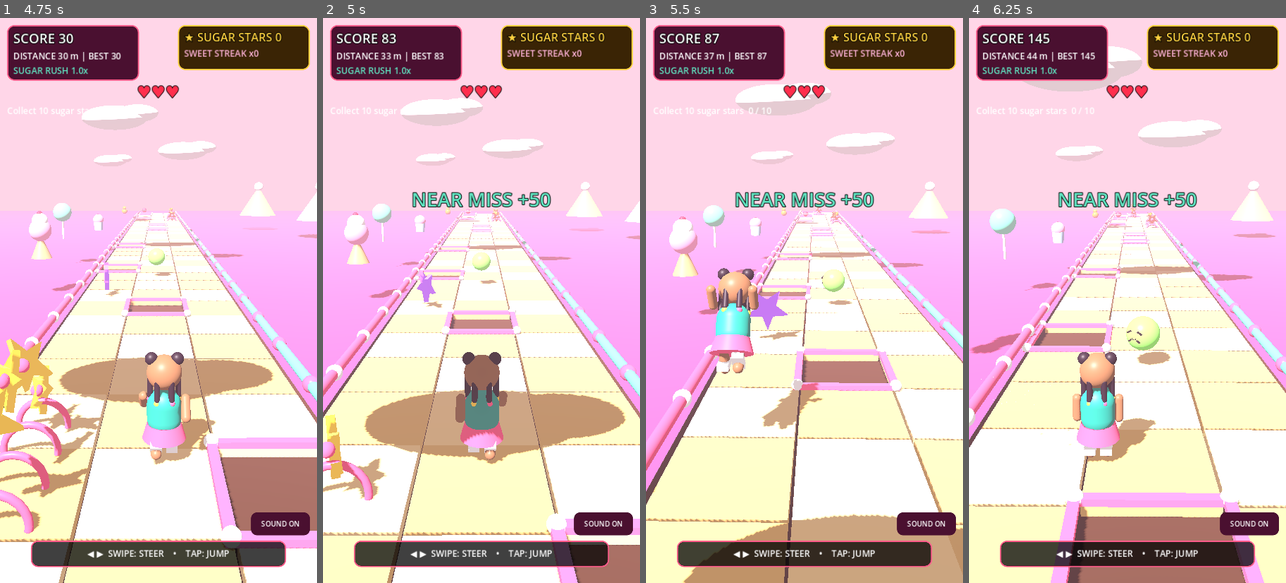
Above: before the commit, frames 1-4 (left to right).
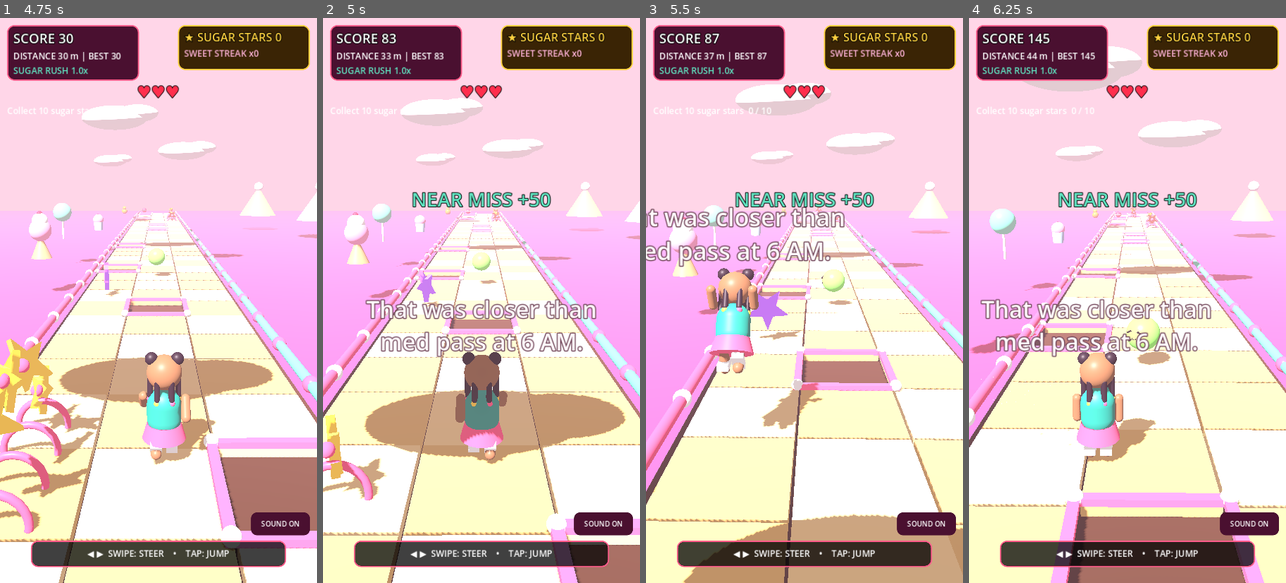
Above: after the commit, the same moments.

Repository: dame131/candy-runner
Game: Godot game, scene res://scenes/main_menu.tscn
Same seed, same stepped clock (60 frames per second), same inputs: the game is played once before the commit and once after it.
Inputs (mouse positions are in pixels of both pictures, inside the frame that each line leads up to):
- Up to frame 1 (4.75 s): click "▶ PLAY" at 0.5 s; click "1 Candyland" at 1.25 s; tap Enter at 2 s; move the mouse to (228, 272) at 2.02 s; hold Right 2.03-2.75 s; click (228, 272) at 2.17 s; tap Space at 2.27 s; drag from (95, 328) to (142, 413) at 2.77 s; move the mouse to (190, 176) at 3.52 s; hold Right 3.53-4.25 s; drag from (142, 413) to (63, 215) at 4.27 s
- Up to frame 2 (5 s): no input
- Up to frame 3 (5.5 s): move the mouse to (899, 385) at 5.02 s; hold Left from 5.03 s (still down); tap Space at 5.27 s
- Up to frame 4 (6.25 s): release Left at 5.75 s; drag from (1032, 215) to (1079, 159) at 5.77 s

Frame 1 is identical in both runs. In frame 2, 2.5% of the frame differs, in the area x 13-87%, y 49-61%; in frame 3, 2.5%; in frame 4, 2.6%, in the area x 3-77%, y 49-61%.

Commit message:
Dijah Dash: wire 20 sarcastic LPN voice lines + speech bubbles

Diff:
--- a/godot-project/scripts/game.gd
+++ b/godot-project/scripts/game.gd
@@ -20,6 +20,7 @@
 var character: DijahCharacter
 var camera: Camera3D
 var hud: Hud
+var voice: VoiceLines
 var builder: TrackBuilder
 var rng := RandomNumberGenerator.new()
 
@@ -144,6 +145,10 @@
 	hud.menu_pressed.connect(_on_menu)
 	hud.next_pressed.connect(_on_next)
 	hud.mute_pressed.connect(_on_mute)
+
+	# --- Dijah's voice lines (speech bubble + spoken audio) ---
+	voice = VoiceLines.new()
+	player.add_child(voice)
 
 	Music.play_board(board_index)
 	hud.show_message("GO!", Color.html("#ffd23f"), 1.0)
@@ -365,6 +370,7 @@
 			score += 50.0
 			hud.show_message("NEAR MISS +50", Color.html("#5fe3c0"), 1.0)
 			Music.play_sfx("streak")
+			voice.play_line("near_miss")
 
 
 func _score_mult() -> float:
@@ -495,6 +501,7 @@
 	falls += 1
 	streak = 0
 	Music.play_sfx("fall")
+	voice.play_line("fall")
 	state = State.FALLING
 	fall_timer = 0.7
 	vel_y = 0.0
@@ -517,6 +524,7 @@
 	invincible = 1.5
 	stumble_timer = 0.8
 	Music.play_sfx("fall")
+	voice.play_line("fall")
 	if hearts <= 0:
 		_game_over()
 
@@ -531,6 +539,12 @@
 	score += float(s.value) * 10.0 * _score_mult()
 	_spawn_burst(s.global_position, Color.html("#ffd23f") if s.kind == "normal" else Color.html("#ff8a00"), 24)
 	Music.play_sfx("bigpop" if s.kind != "normal" else "pop")
+	if s.kind == "big":
+		voice.play_line("big_star")
+	elif s.kind == "rainbow":
+		voice.play_line("rainbow_star")
+	else:
+		voice.play_general()
 	if streak == 5:
 		hud.show_message("SUGAR RUSH!", Color.html("#ff2fb3"), 1.4)
 		Music.play_sfx("streak")
@@ -543,6 +557,7 @@
 		"speed":
 			speed_timer = 5.0
 			hud.show_message("SPEED BOOST!", Color.html("#ffd23f"), 1.2)
+			voice.play_line("speed_boost")
 		"shield":
 			shield_on = true
 			hud.show_message("SHIELD!", Color.html("#00e5ff"), 1.2)
@@ -557,6 +572,7 @@
 			streak = 0
 			hud.show_message("SOUR! SLOW DOWN!", Color.html("#7ed957"), 1.4)
 			Music.play_sfx("sour")
+			voice.play_line("sour_star")
 			p.queue_free()
 			return
 	Music.play_sfx("streak")
@@ -652,6 +668,9 @@
 	Music.play_sfx("win")
 	if is_best:
 		_spawn_confetti(player.global_position + Vector3(0, 2, -3))
+		voice.play_line("new_best")
+	else:
+		voice.play_line("win")
 	var has_next: bool = board_index + 1 < Boards.board_count()
 	hud.show_win(int(score), int(distance), stars_collected, Save.best_score(board_index), is_best, has_next)
 
@@ -662,6 +681,8 @@
 	state = State.OVER
 	var is_best: bool = Save.record_run(board_index, int(score), stars_collected, false)
 	Music.play_sfx("fall")
+	if is_best:
+		voice.play_line("new_best")
 	hud.show_game_over(int(score), int(distance), stars_collected, Save.best_score(board_index), is_best)
 
 
--- /dev/null
+++ b/godot-project/scripts/voice_lines.gd
@@ -0,0 +1,142 @@
+class_name VoiceLines
+extends Node3D
+## Dijah Dash — Dijah's spoken one-liners (sarcastic nursing humor; LPN).
+## Plays the voice clip and shows the line as a speech bubble above her head.
+## Silent when the game is muted (Save.muted). One line at a time: a new
+## line replaces the one currently playing.
+
+const BUBBLE_TIME: float = 2.5
+
+const LINES: Dictionary = {
+	"big_star": "Ooh, shiny! Charting this one as a win.",
+	"rainbow_star": "JACKPOT! Somebody call the nurse. Oh wait, that's me.",
+	"sour_star": "Ew! That one was SOUR! Tastes like night shift.",
+	"speed_boost": "I'm running faster than a call light at 3 AM!",
+	"new_best": "Vitals: excellent. Diagnosis: unstoppable.",
+	"fall": "Somebody file an incident report. On me.",
+	"win": "Patient discharged! I mean... I did it!",
+	"near_miss": "That was closer than med pass at 6 AM.",
+}
+
+const CLIPS: Dictionary = {
+	"big_star": preload("res://audio/voices/big_star.wav"),
+	"rainbow_star": preload("res://audio/voices/rainbow_star.wav"),
+	"sour_star": preload("res://audio/voices/sour_star.wav"),
+	"speed_boost": preload("res://audio/voices/speed_boost.wav"),
+	"new_best": preload("res://audio/voices/new_best.wav"),
+	"fall": preload("res://audio/voices/fall.wav"),
+	"win": preload("res://audio/voices/win.wav"),
+	"near_miss": preload("res://audio/voices/near_miss.wav"),
+}
+
+## General pool: random one-liners on regular star pickups. Event lines
+## (above) always win: they replace a playing general line, and a general
+## line never starts while an event line is still playing.
+const GENERAL_COOLDOWN: float = 4.0
+
+const GENERAL_LINES: Dictionary = {
+	"call_lights": "I've seen things. Mostly call lights.",
+	"per_my_last_note": "Per my last note... I ran.",
+	"shift_great": "This shift is going great. Said no nurse ever.",
+	"night_shift": "If I can survive night shift, I can survive this track.",
+	"chart_it": "Another star? Chart it. Everything gets charted.",
+	"feet_hurt": "My feet hurt, my back hurts, but look, a star!",
+	"hero": "I'm not saying I'm a hero, but nobody else grabbed that star.",
+	"hydrate": "Hydrate, chart, run. In that order.",
+	"bed_alarm": "Bed alarm going off? That's just my motivation.",
+	"warm_up": "Twelve-hour shift? Please. This is my warm-up.",
+	"vitals_dropping": "Somebody's vitals are dropping. It's mine. I'm tired.",
+	"med_cart": "I'm not running from my problems, I'm running toward the med cart.",
+}
+
+const GENERAL_CLIPS: Dictionary = {
+	"call_lights": preload("res://audio/voices/call_lights.wav"),
+	"per_my_last_note": preload("res://audio/voices/per_my_last_note.wav"),
+	"shift_great": preload("res://audio/voices/shift_great.wav"),
+	"night_shift": preload("res://audio/voices/night_shift.wav"),
+	"chart_it": preload("res://audio/voices/chart_it.wav"),
+	"feet_hurt": preload("res://audio/voices/feet_hurt.wav"),
+	"hero": preload("res://audio/voices/hero.wav"),
+	"hydrate": preload("res://audio/voices/hydrate.wav"),
+	"bed_alarm": preload("res://audio/voices/bed_alarm.wav"),
+	"warm_up": preload("res://audio/voices/warm_up.wav"),
+	"vitals_dropping": preload("res://audio/voices/vitals_dropping.wav"),
+	"med_cart": preload("res://audio/voices/med_cart.wav"),
+}
+
+var _player: AudioStreamPlayer
+var _bubble: Label3D
+var _bubble_timer: float = 0.0
+var _time_alive: float = 0.0
+var _last_line_time: float = -100.0
+var _playing_event: bool = false
+var _last_general: String = ""
+
+
+func _ready() -> void:
+	_player = AudioStreamPlayer.new()
+	_player.bus = "Master"
+	add_child(_player)
+	_bubble = Label3D.new()
+	_bubble.billboard = BaseMaterial3D.BILLBOARD_ENABLED
+	_bubble.no_depth_test = true
+	_bubble.font_size = 48
+	_bubble.pixel_size = 0.008
+	_bubble.width = 520.0
+	_bubble.autowrap_mode = TextServer.AUTOWRAP_WORD_SMART
+	_bubble.horizontal_alignment = HORIZONTAL_ALIGNMENT_CENTER
+	_bubble.outline_size = 8
+	_bubble.modulate = Color.html("#ffffff")
+	_bubble.outline_modulate = Color.html("#4a1030")
+	_bubble.position = Vector3(0, 2.4, 0)
+	_bubble.visible = false
+	add_child(_bubble)
+
+
+## Event line: always plays (replaces any general line currently playing).
+func play_line(event: String) -> void:
+	if not LINES.has(event):
+		return
+	_play(event, true)
+
+
+## General line: random pool line for regular star pickups. Respects the
+## cooldown and never talks over an event line that is still playing.
+func play_general() -> void:
+	if _time_alive - _last_line_time < GENERAL_COOLDOWN:
+		return
+	if _playing_event and _player.playing:
+		return
+	var keys: Array = GENERAL_LINES.keys()
+	keys.erase(_last_general)
+	var key: String = String(keys[randi() % keys.size()])
+	_last_general = key
+	_play(key, false)
+
+
+func _play(event: String, is_event: bool) -> void:
+	var text: String = String(LINES.get(event, GENERAL_LINES.get(event, "")))
+	_bubble.text = text
+	_bubble.visible = true
+	_bubble_timer = BUBBLE_TIME
+	_playing_event = is_event and not Save.muted
+	_last_line_time = _time_alive
+	if Save.muted:
+		return
+	var clip: AudioStream = CLIPS.get(event, GENERAL_CLIPS.get(event, null))
+	if clip == null:
+		return
+	_player.stop()
+	_player.stream = clip
+	_player.play()
+	print("VOICE: ", event)
+
+
+func _process(delta: float) -> void:
+	_time_alive += delta
+	if _playing_event and not _player.playing:
+		_playing_event = false
+	if _bubble.visible:
+		_bubble_timer -= delta
+		if _bubble_timer <= 0.0:
+			_bubble.visible = false
